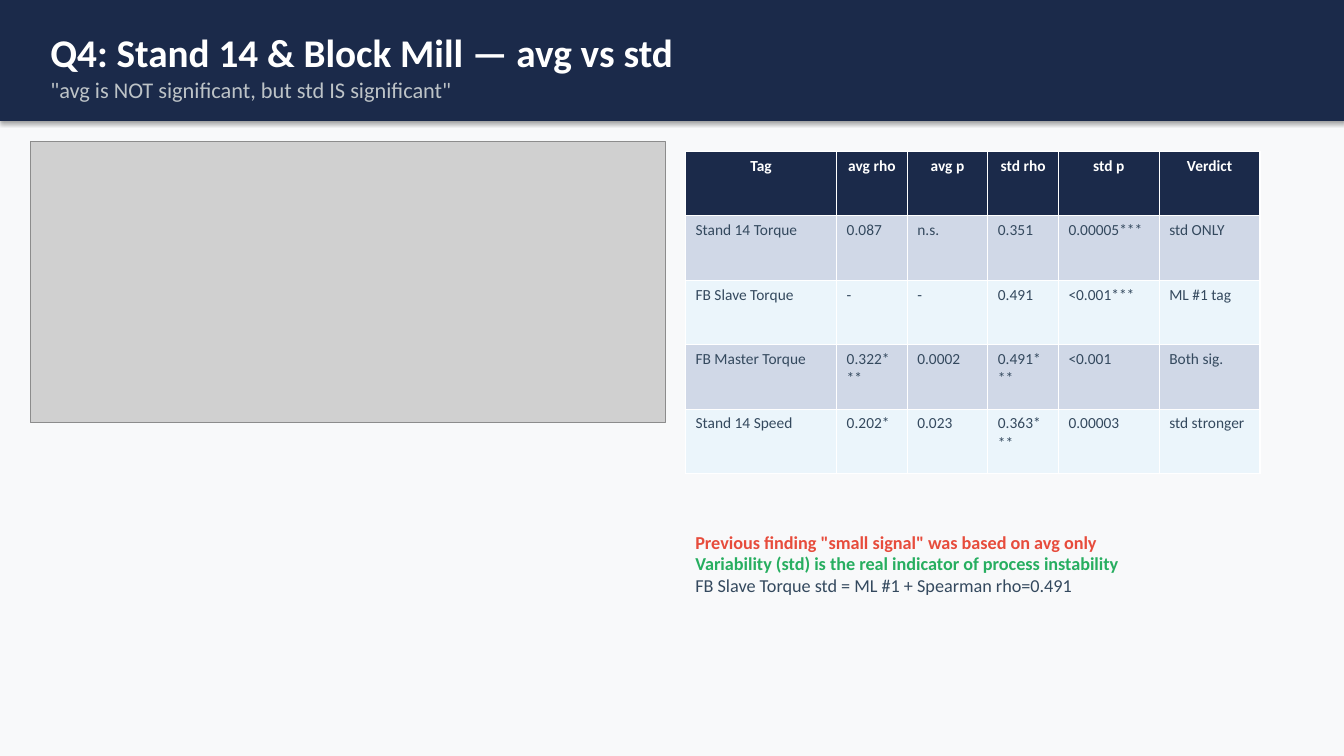
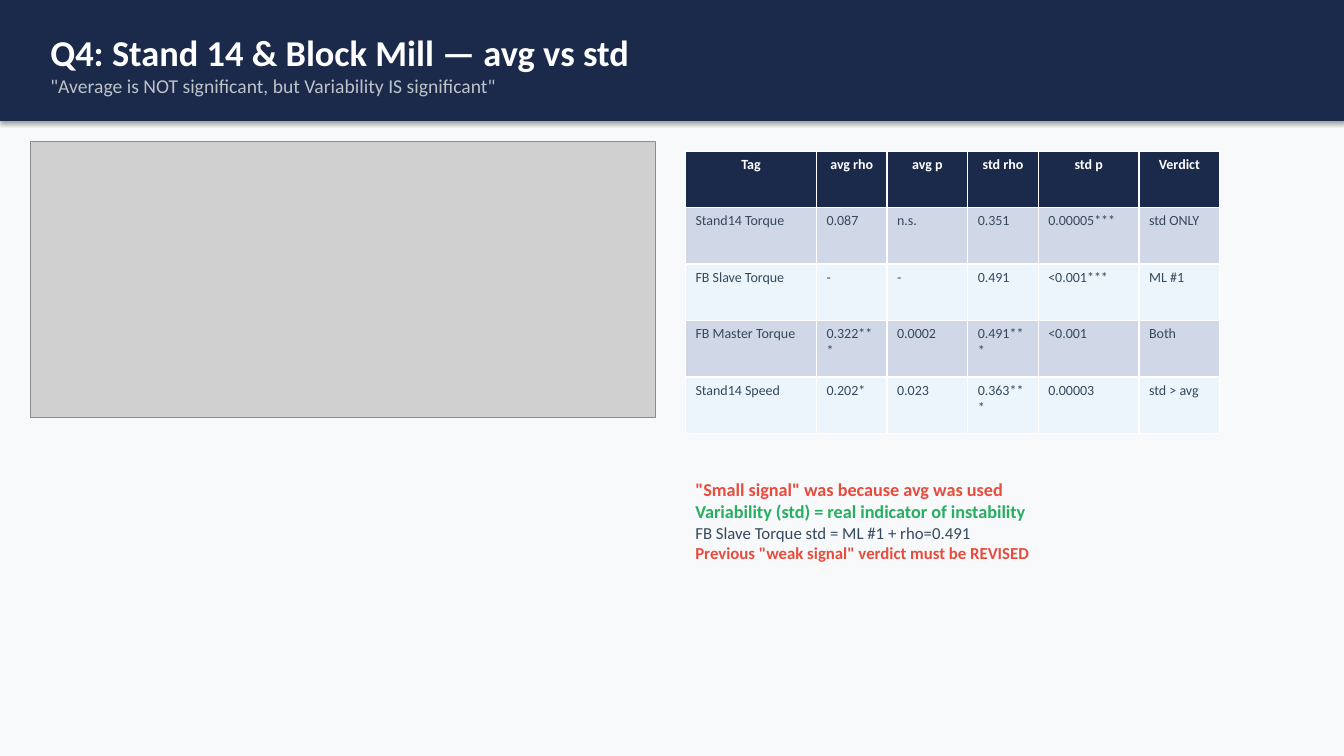
Before and after one commit to pathcosmos/steel_grade_iqr_analysis_v2, a slide deck: slide 11 of 0330_additional/0330_DH_Steel_IBA_Analysis_Report.pptx. Drawn at 1344x756 pixels with LibreOffice and Linux fonts; fonts in the diff are those of the drawing; grey boxes stand for pictures. Boxes give left, top, right and bottom in pixels: in the first picture for what was removed or moved away, otherwise in the second. Text is boxed around its words. In the diff, an @@ line names an element or a change of style, - is before the commit and + after.

```diff
--- a/0330_additional/0330_DH_Steel_IBA_Analysis_Report.pptx
+++ b/0330_additional/0330_DH_Steel_IBA_Analysis_Report.pptx
@@ text in rectangle at (50,40,629,72): size 28 to 26 pt in "Q4: Stand 14 & Block Mill — ..." @@
@@ text in rectangle at (50,79,496,97): text changed; size 16 to 14 pt @@
-"avg is NOT significant, but std IS significant"
+"Average is NOT significant, but Variability IS significant"
@@ picture: place and size @@
-picture at (30,141,665,422)
+picture at (30,141,655,418)
@@ table at (686,151,1220,434) @@
-row 2, column 1: Stand 14 Torque
+row 2, column 1: Stand14 Torque
-row 3, column 6: ML #1 tag
+row 3, column 6: ML #1
-row 4, column 6: Both sig.
+row 4, column 6: Both
-row 5, column 1: Stand 14 Speed
+row 5, column 1: Stand14 Speed
-row 5, column 6: std stronger
+row 5, column 6: std > avg
@@ size 11 to 10 pt in "Tag", "avg rho", "avg p", "std rho" and 21 more places @@
@@ table: place and size @@
-table at (686,151,1260,474)
+table at (686,151,1220,434)
@@ text at (695,483,1029,562): text changed; text colour #27AE60 to #E74C3C @@
-Previous finding "small signal" was based on avg only
-Variability (std) is the real indicator of process instability
-FB Slave Torque std = ML #1 + Spearman rho=0.491
+"Small signal" was because avg was used
+Variability (std) = real indicator of instability
+FB Slave Torque std = ML #1 + rho=0.491
+Previous "weak signal" verdict must be REVISED
```
Also in this commit, not shown: 16 other slides changed.
